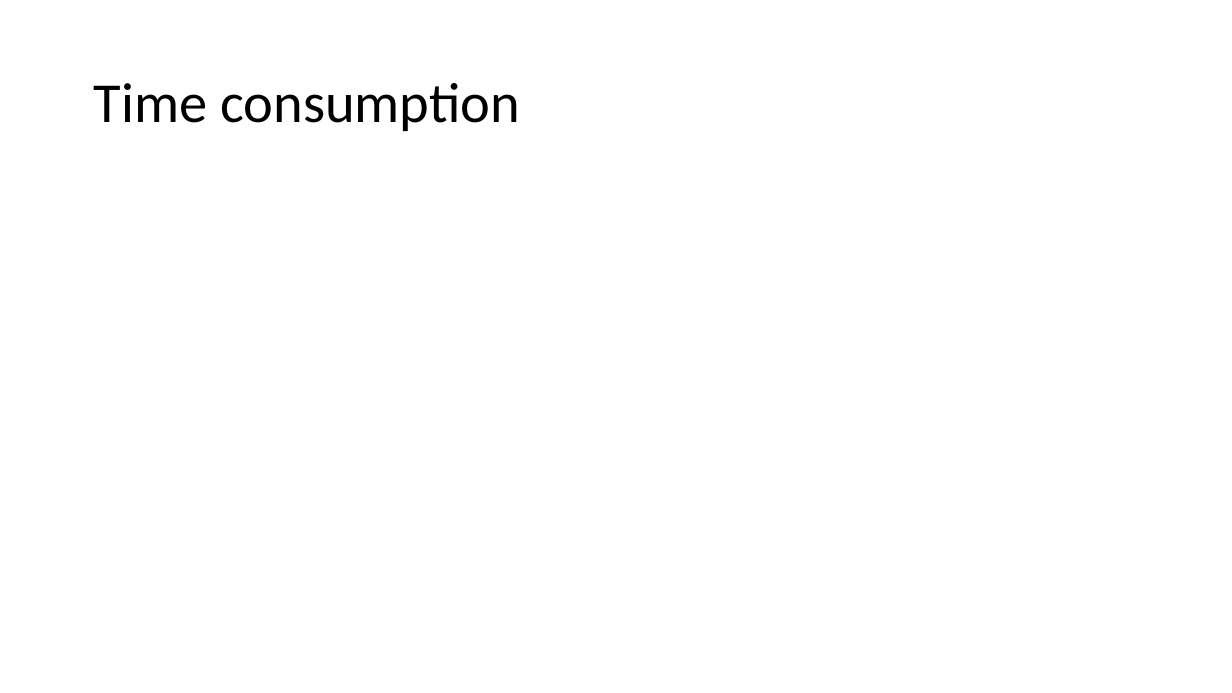
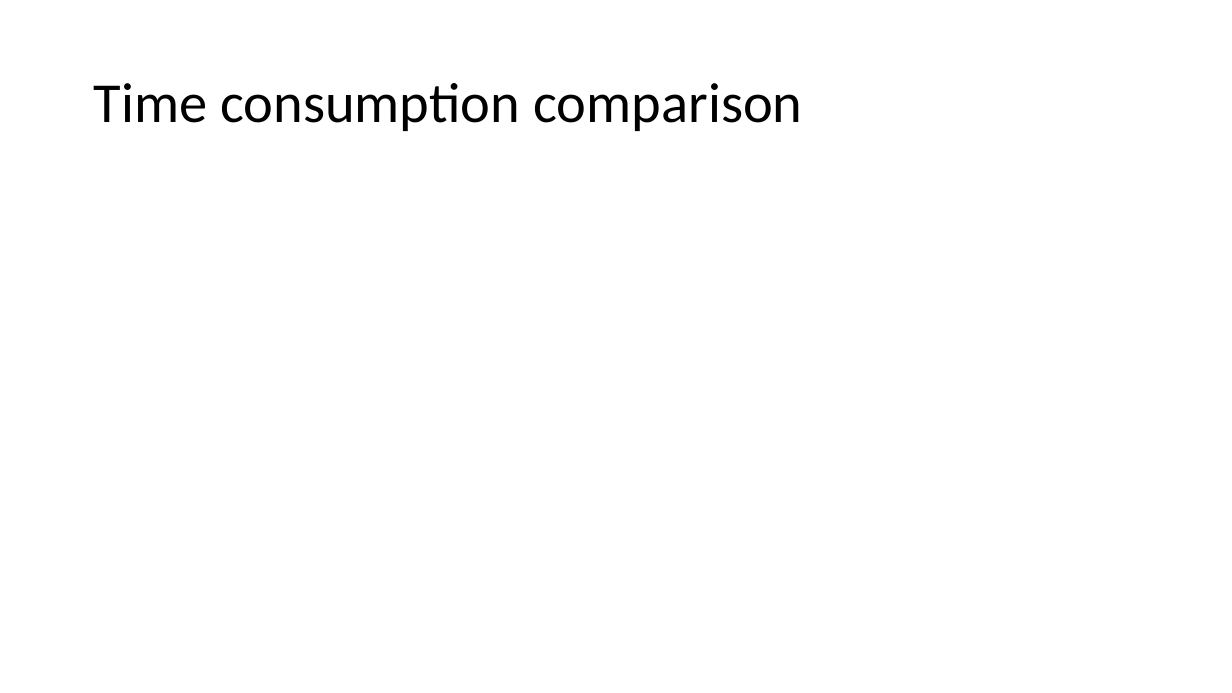
Before and after one commit to leezx/GBSI, a slide deck: slide 19 of MSIC.pptx. Drawn at 1232x693 pixels with LibreOffice and Linux fonts; fonts in the diff are those of the drawing. Boxes give left, top, right and bottom in pixels: in the first picture for what was removed or moved away, otherwise in the second. Text is boxed around its words. In the diff, an @@ line names an element or a change of style, - is before the commit and + after.

```diff
--- a/MSIC.pptx
+++ b/MSIC.pptx
@@ title at (x1=94, y1=83, x2=803, y2=131): text changed @@
-Time consumption
+Time consumption comparison
```
Also in this commit, not shown: 9 other slides changed, 1 slide added, 5 other files.
